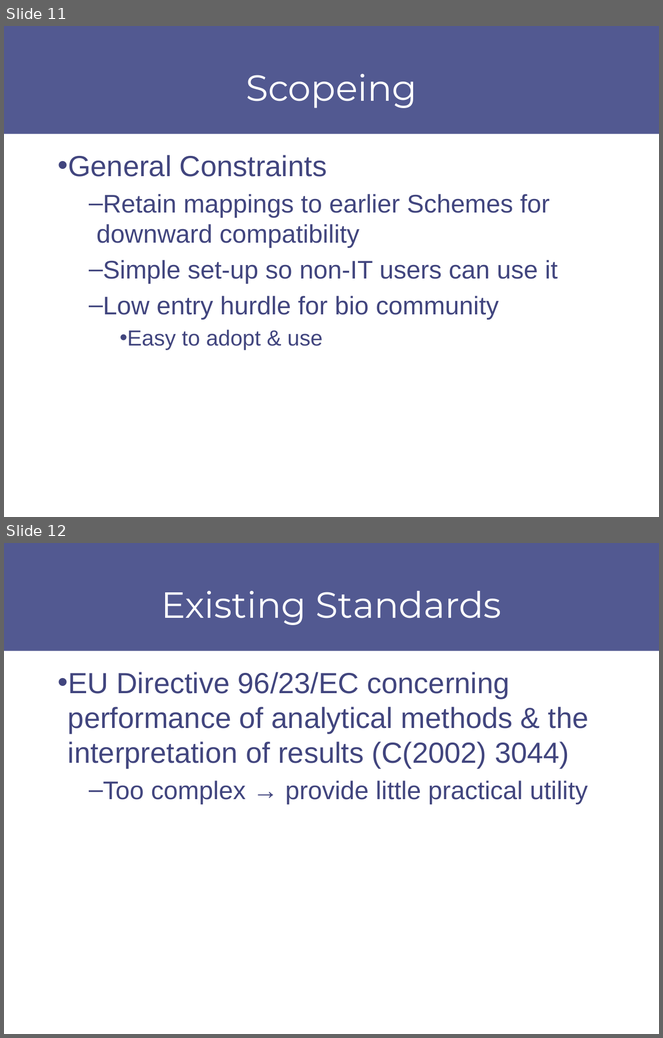
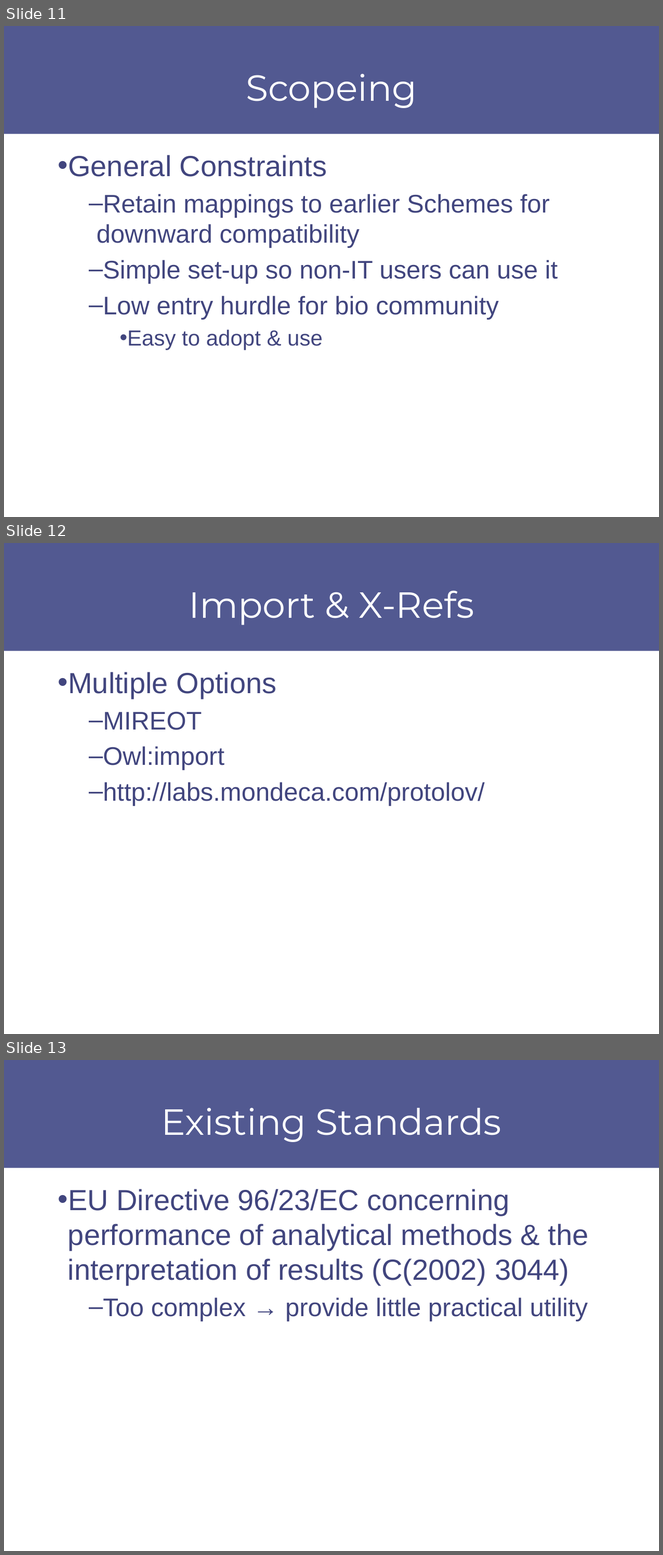
Before and after one commit to DSchober/MECO, a slide deck: docs/MIECO_Schober.pptx. Shown one above the other, each under a label of ours: slides 11 and 12 before the commit, slides 11, 12 and 13 after it. The pictures are 663x1038 and 663x1555 pixels, drawn with LibreOffice and Linux fonts; fonts in the diff are those of the drawing. Boxes give left, top, right and bottom in pixels: in the first picture for what was removed or moved away, otherwise in the second. Text is boxed around its words. In the diff, an @@ line names an element or a change of style, - is before the commit and + after.

```diff
--- a/docs/MIECO_Schober.pptx
+++ b/docs/MIECO_Schober.pptx
@@ slide 12 added at <box>4,543,659,1034</box>, background #FFFFFF; not listed: 1 template element that a slide beside it also shows @@
@@ title added at <box>189,590,474,625</box>, 40 pt, text #FFFFFF @@
+Import & X-Refs
@@ text added at <box>58,672,485,806</box>, 28 pt, text #41457E @@
+• Multiple Options
+  – MIREOT
+  – Owl:import
+  – http://labs.mondeca.com/protolov/
@@ what was slide 12 is now slide 13 @@
```
Also in this commit, not shown: 2 slides changed.
